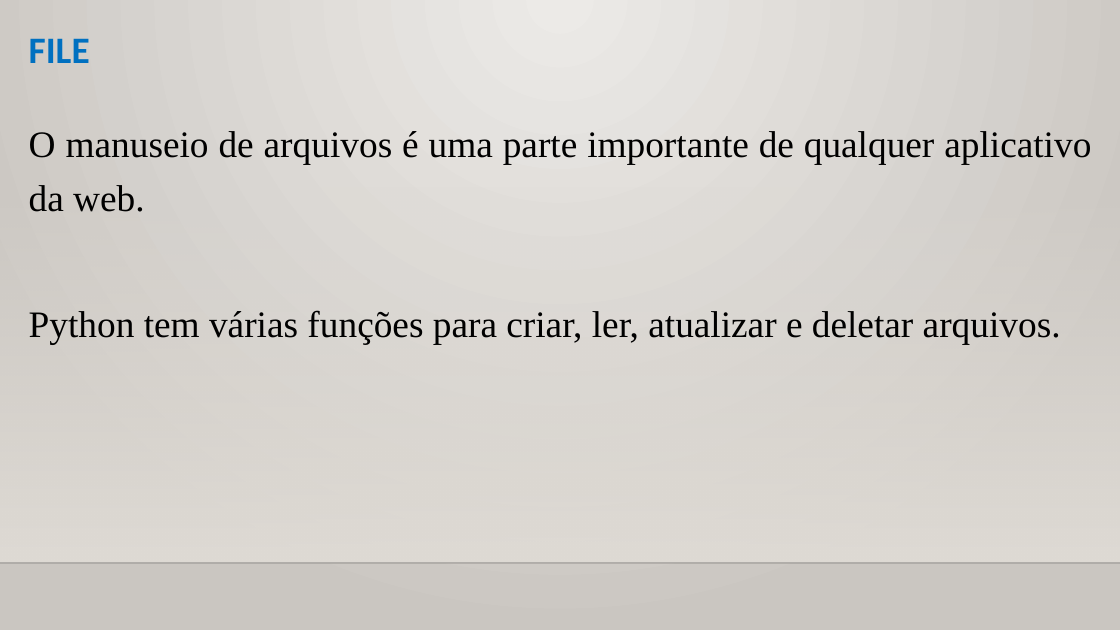
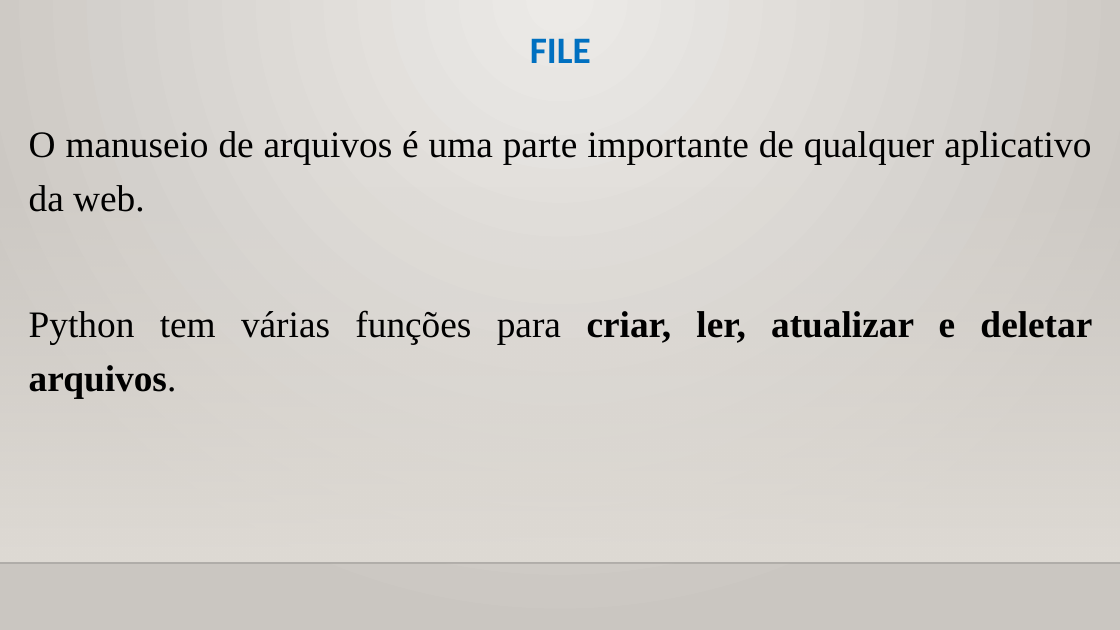
Before and after one commit to CloudEducationBrazil/WydenPythonParadigmas, a slide deck: slide 13 of 01 Classes/Aula 10 Programação Python - Arquivos e JSON.pptx. Drawn at 1120x630 pixels with LibreOffice and Linux fonts; fonts in the diff are those of the drawing; background and template pictures are left out. Boxes give left, top, right and bottom in pixels: in the first picture for what was removed or moved away, otherwise in the second. Text is boxed around its words. In the diff, an @@ line names an element or a change of style, - is before the commit and + after.

Commit message:
revisão ppts File python

```diff
--- a/01 Classes/Aula 10 Programação Python - Arquivos e JSON.pptx
+++ b/01 Classes/Aula 10 Programação Python - Arquivos e JSON.pptx
@@ title "FILE" at (530,38,591,63): alignment left to centre @@
@@ text at (29,310,1092,398): bold on in "criar, ler, atualizar e deletar arquivos." @@
```
Also in this commit, not shown: 17 other slides changed, 6 slides added, 2 other files.
